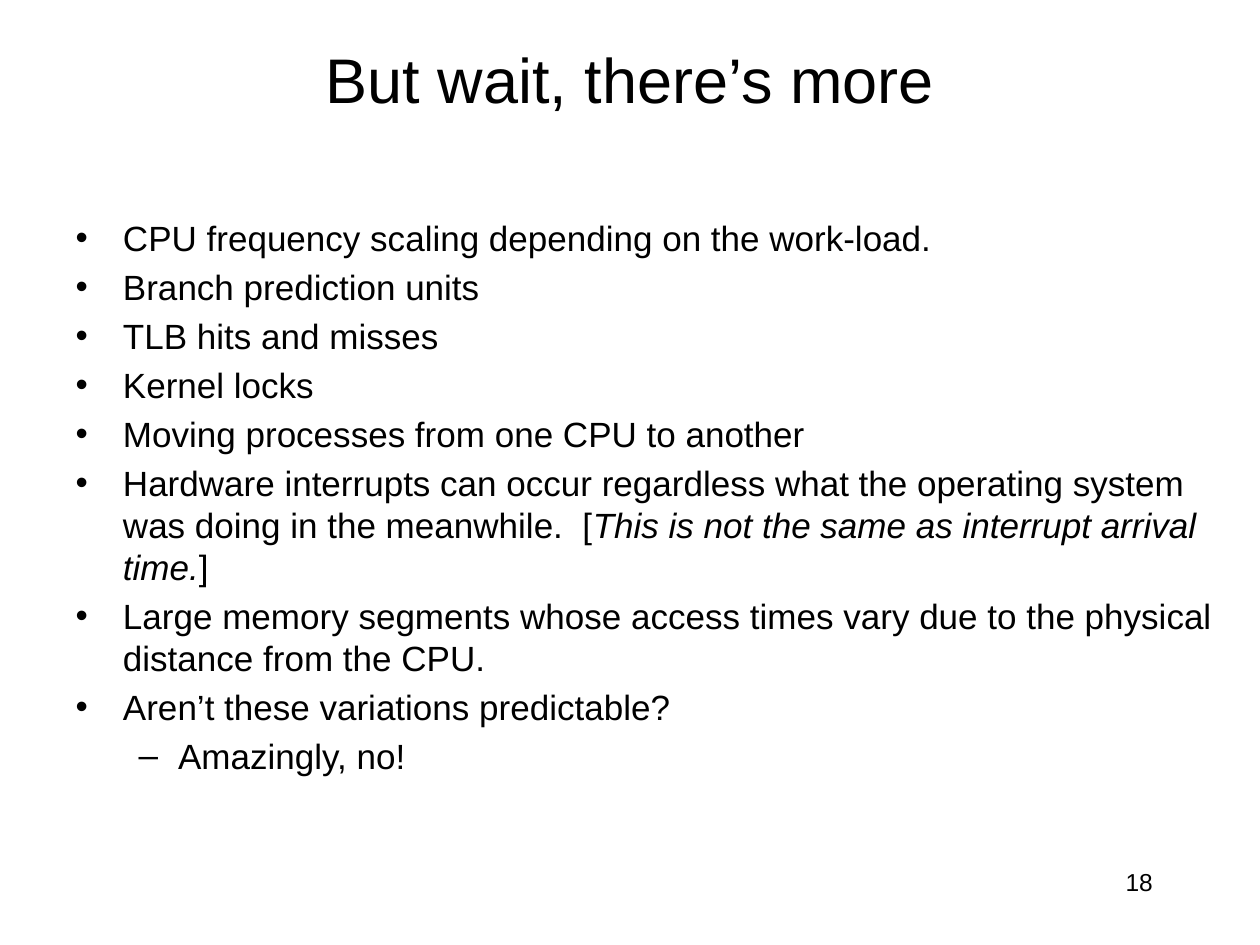
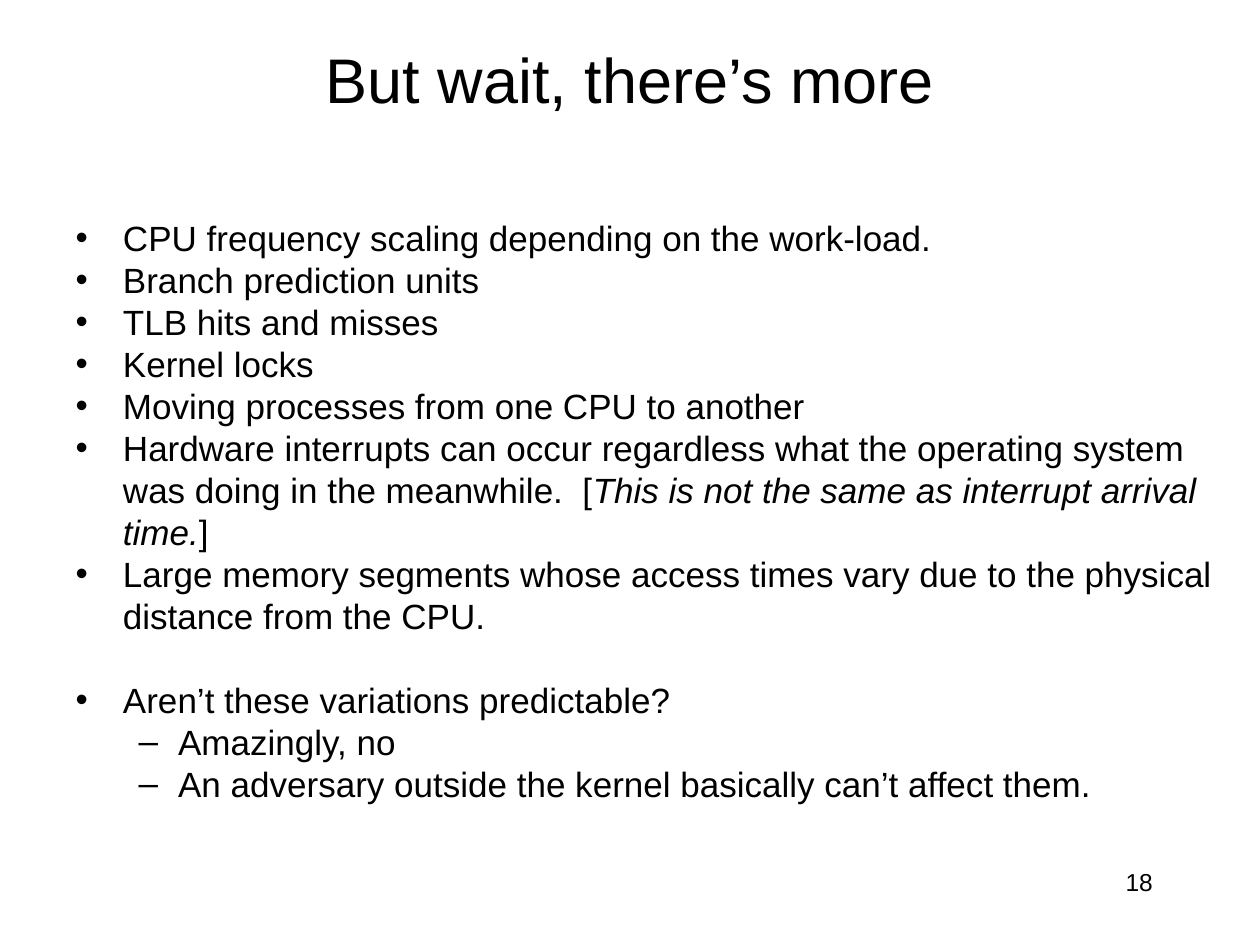
Before and after one commit to jlmucb/class_notes, a slide deck: slide 18 of BerkeleyClass/CS290Spring2013/Lectures/entropy_talk.pptx. Drawn at 1260x945 pixels with LibreOffice and Linux fonts; fonts in the diff are those of the drawing. Boxes give left, top, right and bottom in pixels: in the first picture for what was removed or moved away, otherwise in the second. Text is boxed around its words. In the diff, an @@ line names an element or a change of style, - is before the commit and + after.

```diff
--- a/BerkeleyClass/CS290Spring2013/Lectures/entropy_talk.pptx
+++ b/BerkeleyClass/CS290Spring2013/Lectures/entropy_talk.pptx
@@ text at [123,225,1212,720]: less space between paragraphs @@
@@ text at [178,729,1091,804]: text changed @@
-  – Amazingly, no!
+  – Amazingly, no
+  – An adversary outside the kernel basically can’t affect them.
```
Also in this commit, not shown: 9 other slides changed.
